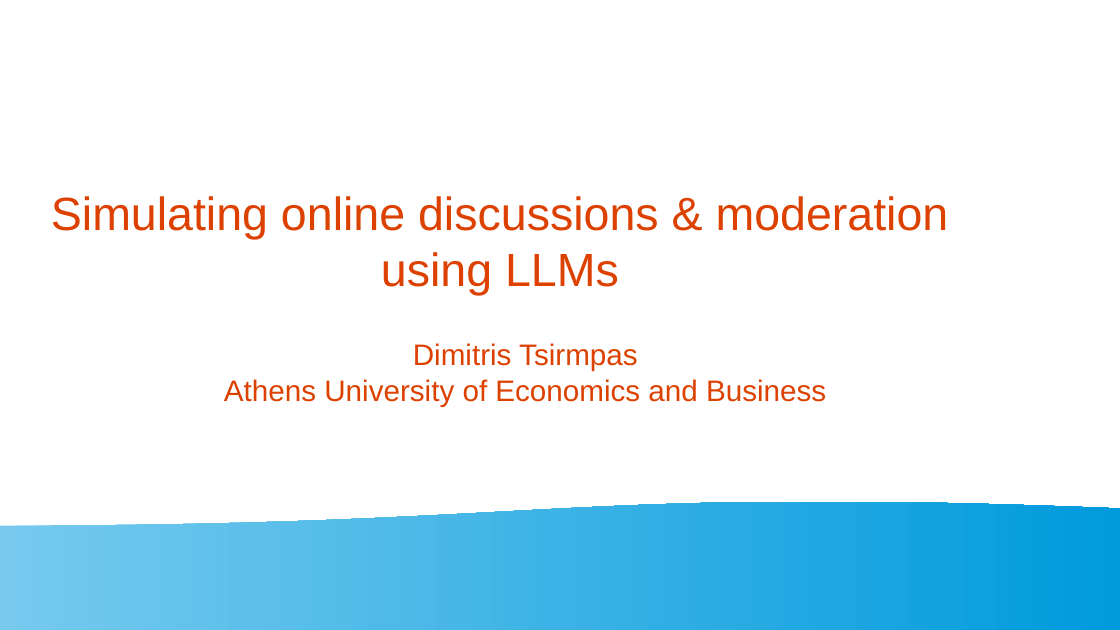
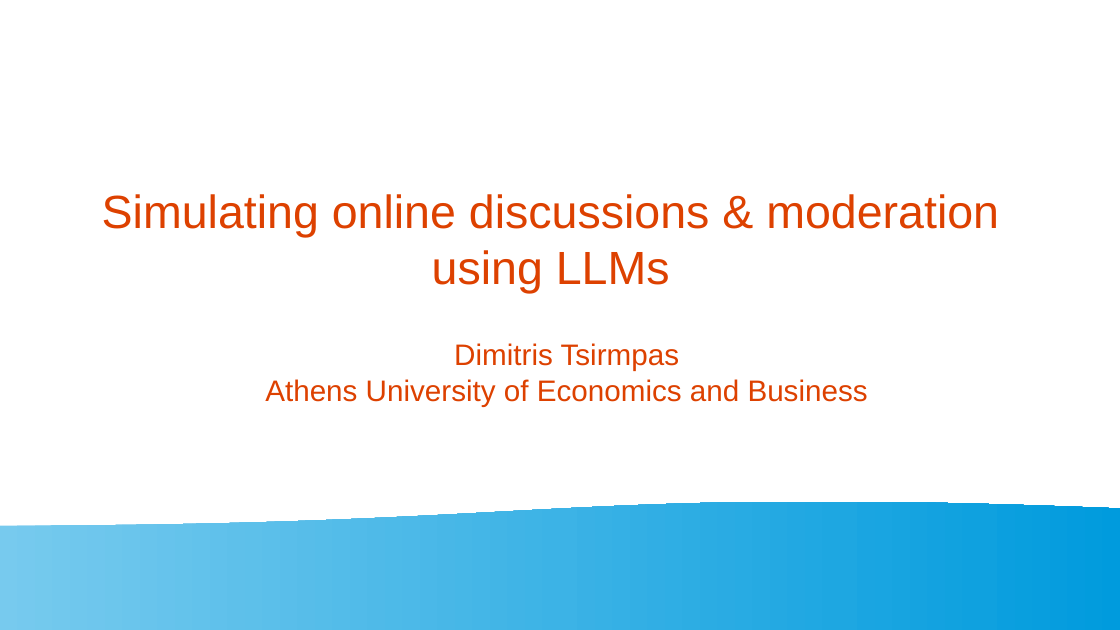
Before and after one commit to dimits-ts/llm_moderation_research, a slide deck: slide 1 of presentations/project_goals.odp. Drawn at 1120x630 pixels with LibreOffice and Linux fonts; fonts in the diff are those of the drawing. Boxes give left, top, right and bottom in pixels: in the first picture for what was removed or moved away, otherwise in the second. Text is boxed around its words. In the diff, an @@ line names an element or a change of style, - is before the commit and + after.

```diff
--- a/presentations/project_goals.odp
+++ b/presentations/project_goals.odp
@@ title "Simulating online discussions & moderation ..." moved from (x1=51, y1=196, x2=949, y2=295) to (x1=102, y1=194, x2=999, y2=293) @@
@@ title "Dimitris Tsirmpas Athens University of ..." moved from (x1=224, y1=343, x2=826, y2=407) to (x1=265, y1=343, x2=868, y2=407) @@
```
Also in this commit, not shown: 1 other slide changed, 8 slides added, 3 slides removed, 2 other files.
